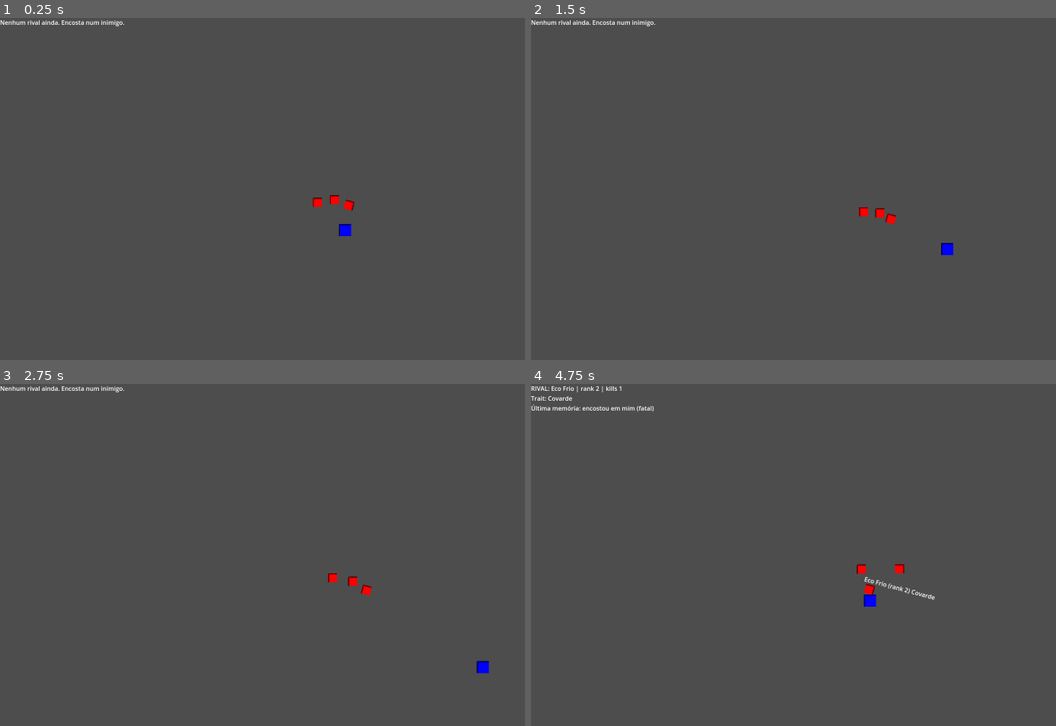
Above: before the commit, frames 1-4 (two rows, left to right).
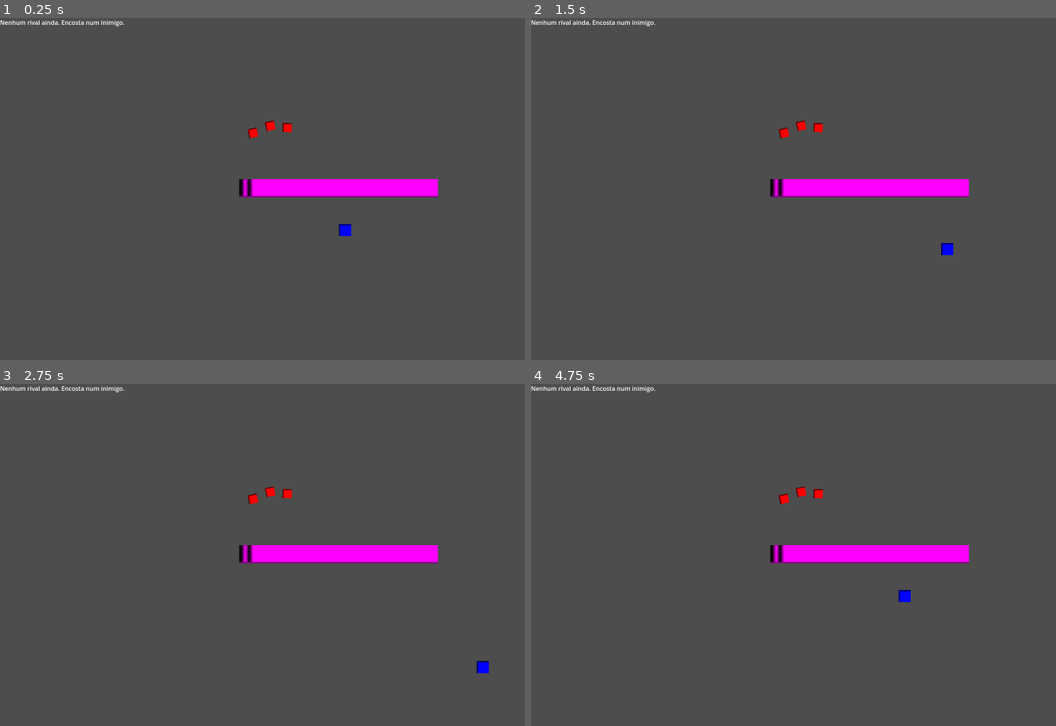
Above: after the commit, the same moments.

Repository: titosavio/Games
Game: Godot game, scene res://scenes/Main.tscn
Two runs of this game, one before a commit and one after it. Both use one fixed random seed, a clock stepped at 60 frames per second and the inputs below.
Inputs:
- Up to frame 1 (0.25 s): no input
- Up to frame 2 (1.5 s): hold Right (ui_right) 0.53-1.28 s; hold Down (ui_down) from 1.28 s (still down)
- Up to frame 3 (2.75 s): release Down (ui_down) at 2.03 s; hold Right (ui_right) from 2.03 s (still down)
- Up to frame 4 (4.75 s): release Right (ui_right) at 2.78 s; hold W (ui_up) 2.78-3.53 s; hold Left (ui_left) from 3.53 s (still down)

The runs differ from the first frame. In frame 1, 2.3% of the frame differs, in the area x 45-84%, y 30-57%; in frame 2, 2.3%; in frame 3, 2.3%; in frame 4, 3.1%, in the area x 0-84%, y 0-66%.

Commit message:
feat: Add Wall scene and update Main scene
Created a new Wall scene with collision and sprite components. Updated the Main scene to include the Wall and adjusted enemy positions for better gameplay balance. Added .gitignore to exclude .DS_Store files from the repository.

Diff:
--- a/new-game-project/scenes/Main.tscn
+++ b/new-game-project/scenes/Main.tscn
@@ -1,13 +1,13 @@
-[gd_scene load_steps=5 format=3 uid="uid://ot3ll0d2gmdi"]
+[gd_scene load_steps=6 format=3 uid="uid://ot3ll0d2gmdi"]
 
 [ext_resource type="Script" uid="uid://ckpw7cktii0ue" path="res://scripts/Main.gd" id="1_rarhs"]
 [ext_resource type="PackedScene" uid="uid://ccniks3ikqf7r" path="res://scenes/UI.tscn" id="2_vcsgt"]
 [ext_resource type="PackedScene" uid="uid://evgs2en8b83r" path="res://scenes/Player.tscn" id="3_c01mt"]
 [ext_resource type="PackedScene" uid="uid://ddsrl6p7cav3j" path="res://scenes/Enemy.tscn" id="4_nxtc6"]
+[ext_resource type="PackedScene" uid="uid://c3uay2k56y6mf" path="res://scenes/Wall.tscn" id="5_vcsgt"]
 
 [node name="Main" type="Node2D"]
 script = ExtResource("1_rarhs")
-resolution = Vector2i(2500, 1500)
 
 [node name="Ui" parent="." instance=ExtResource("2_vcsgt")]
 
@@ -17,7 +17,8 @@
 position = Vector2(107, 108)
 
 [node name="Enemies" type="Node2D" parent="."]
-position = Vector2(73, 74)
+position = Vector2(-82, -114)
+rotation = -0.20922449
 
 [node name="Enemy1" parent="Enemies" instance=ExtResource("4_nxtc6")]
 position = Vector2(46.000004, -39)
@@ -28,3 +29,7 @@
 
 [node name="Enemy3" parent="Enemies" instance=ExtResource("4_nxtc6")]
 position = Vector2(3, -53)
+
+[node name="Wall" parent="." instance=ExtResource("5_vcsgt")]
+position = Vector2(89.99999, -1.9999999)
+scale = Vector2(10.435133, -0.9697275)
--- /dev/null
+++ b/new-game-project/scenes/Wall.tscn
@@ -0,0 +1,20 @@
+[gd_scene load_steps=4 format=3 uid="uid://c3uay2k56y6mf"]
+
+[sub_resource type="GDScript" id="GDScript_6k1vx"]
+script/source = "extends Area2D
+"
+
+[sub_resource type="RectangleShape2D" id="RectangleShape2D_6k1vx"]
+size = Vector2(50, 50)
+
+[sub_resource type="PlaceholderTexture2D" id="PlaceholderTexture2D_6k1vx"]
+size = Vector2(50, 50)
+
+[node name="Wall" type="Area2D"]
+script = SubResource("GDScript_6k1vx")
+
+[node name="CollisionShape2D" type="CollisionShape2D" parent="."]
+shape = SubResource("RectangleShape2D_6k1vx")
+
+[node name="Sprite2D" type="Sprite2D" parent="."]
+texture = SubResource("PlaceholderTexture2D_6k1vx")
Not shown, added: .gitignore
Not shown, changed: new-game-project/.gitignore
